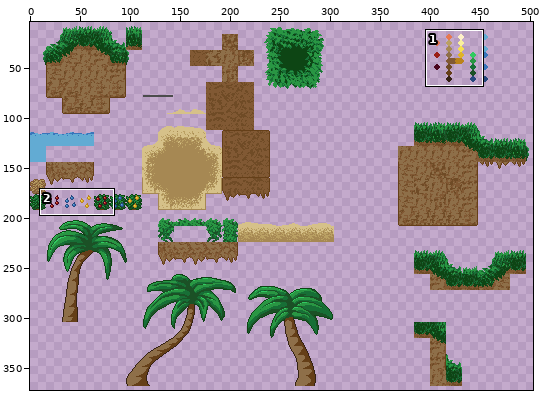
A sprite sheet gets an edit: assets/tilesets/Tilemap_Set.png. Above, an overview of the earlier version with the close-up marked.
Close-up. Before the commit:
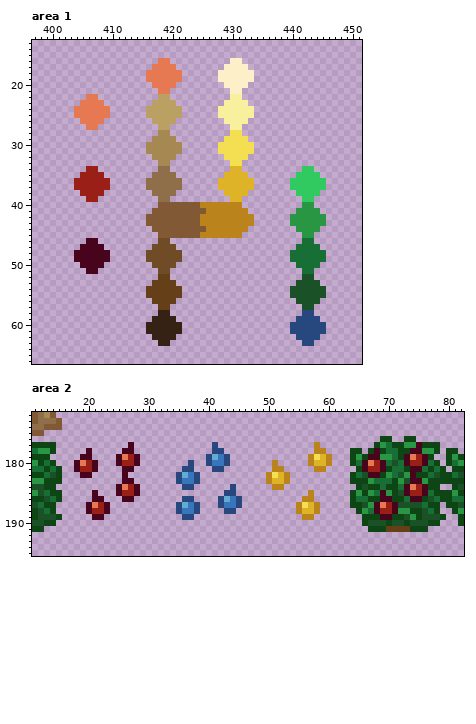
The file is 512x512 pixels. Shown: area 1: x 397..451, y 13..66; area 2: x 11..82, y 172..195. The wide view leaves out empty margins. The commit also changed other parts of the picture, which this record leaves out.
Once edited:
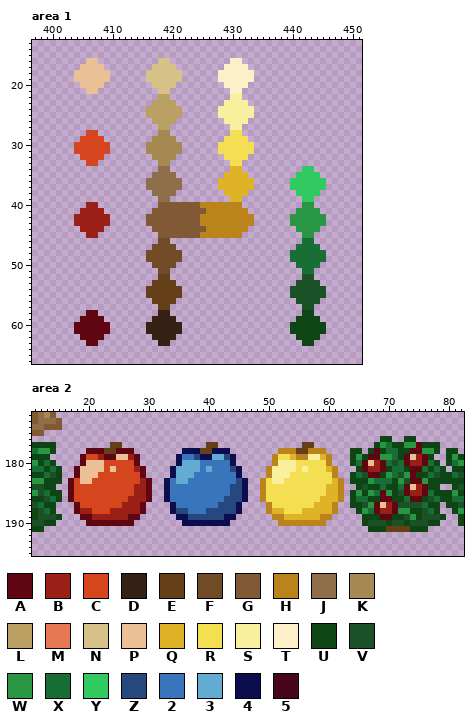
Palette (. is transparent): A #600512  B #9a1f16  C #d5461f  D #352215  E #653f18  F #6f4b26  G #815934  H #ba831c  J #8e6f49  K #a68853  L #baa063  M #e67852  N #d6c189  P #ebc095  Q #dfb328  R #f4df52  S #f9f09d  T #fdf0c8  U #0d4514  V #1b5126  W #299643  X #176f36  Y #31ca61  Z #27487e  2 #3975bb  3 #62abd3  4 #0b0d4f  5 #49041d
Diff:
Changed rows in their new state; - is an unchanged pixel.
Area 1:
first column x 404:
16 --PP----------NN--
17 -PPPP--------NNNN-
18 PPPPPP------NNNNNN
19 PPPPPP------NNNNNN
20 -PPPP--------NNNN-
21 --PP----------NN--
22 --..--------------
23 -....-------------
24 ......------------
25 ......------------
26 -....-------------
27 --..--------------
28 --CC--------------
29 -CCCC-------------
30 CCCCCC------------
31 CCCCCC------------
32 -CCCC-------------
33 --CC--------------
34 --..--------------
35 -....-------------
36 ......------------
37 ......------------
38 -....-------------
39 --..--------------
40 --BB--------------
41 -BBBB-------------
42 BBBBBB------------
43 BBBBBB------------
44 -BBBB-------------
45 --BB--------------
46 --..--------------
47 -....-------------
48 ......------------
49 ......------------
50 -....-------------
51 --..--------------
first column x 404:
58 --AA----------------------------------UU--
59 -AAAA--------------------------------UUUU-
60 AAAAAA------------------------------UUUUUU
61 AAAAAA------------------------------UUUUUU
62 -AAAA--------------------------------UUUU-
63 --AA----------------------------------UU--
Area 2:
first column x 17:
177 -------EE-.------------EE--------------EE.----------------A-
178 ---AAAEEAAA--------444EE444--------HHHEEH----------A-----AA-
179 --ACCBAAPP-A------422Z44-3-4------HRRQHHSS--------AA----AP-A
180 -.APPPCCCCCA------433322--24-------SSSRRRRR------AP-A---A--A
181 -APPPPCPCCCBA----4333323222Z4----HSSSSRSRRRQH----A--A----AA-
182 -APPPCCCCCCCA----43-322222224-----SSSRRRRRRRH-----AA-----A--
183 ACPPCCCCCCCCBA--4233-2222222Z4--HRSSRRRRRRRRQH-----------AA-
184 ACCCCCCCCCCBBA--42222222222-Z4--HRRRRRRRRRRQQH----------AP-A
185 ACCCCCCCCCCBBA--42222222222-Z4--HRRRRRRRRRRQQH------A---A--A
186 ACCCCCCCCCBBBA--4222222222ZZ-4--HRRRRRRRRRQQQH------AA---AA-
187 -ACCCCCCCBBBA----422-2222-ZZ4----HRRRRR-RQQQH------AP-A-----
188 -ABBCCCBBBBBA----4-Z-22ZZZ--4----HQQRRR--QQQH------A--A-----
189 --AABBBBBBAA------44-ZZZZZ44------HHQQQQQQHH--------AA------
190 ---AAAAAAAA--------44444444--------HHHHHHHH-----------------
Pixel boxes of the changes (left, top, right, bottom) in both close-ups:
changed: (74, 58, 110, 274)
changed: (146, 58, 182, 94)
added: (74, 310, 110, 346)
changed: (290, 310, 326, 346)
changed: (68, 442, 428, 526)
